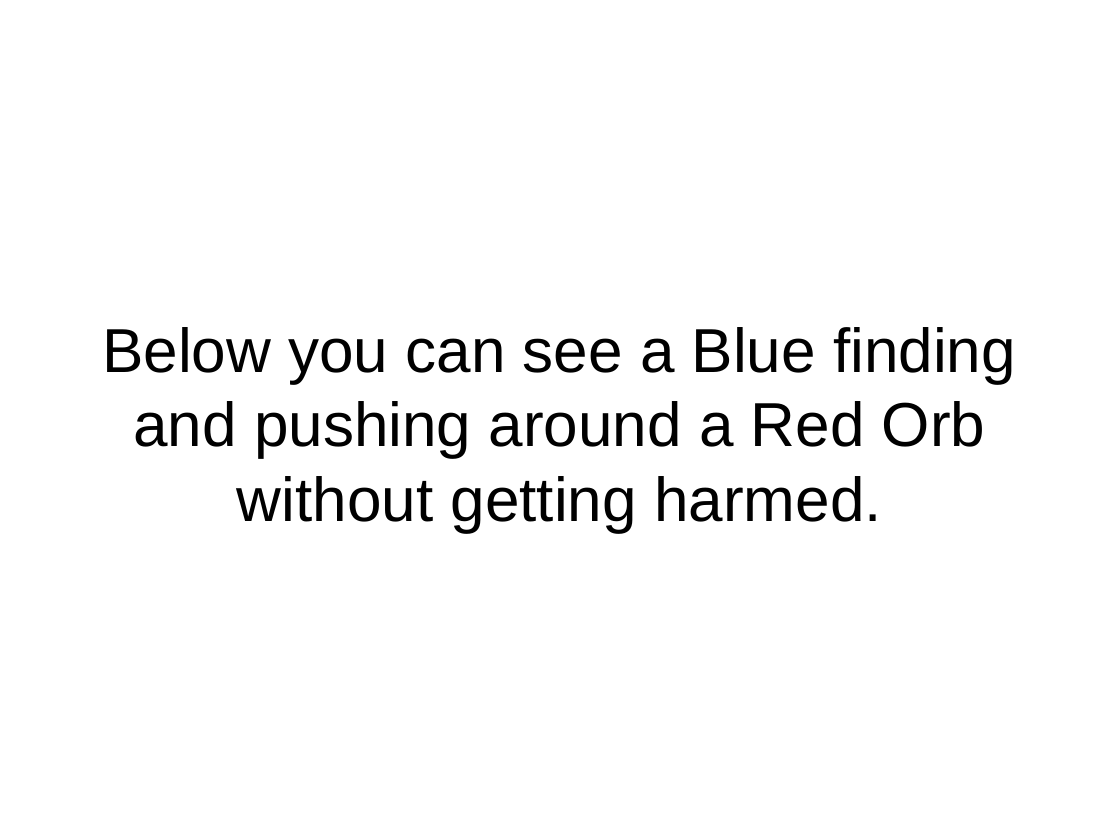
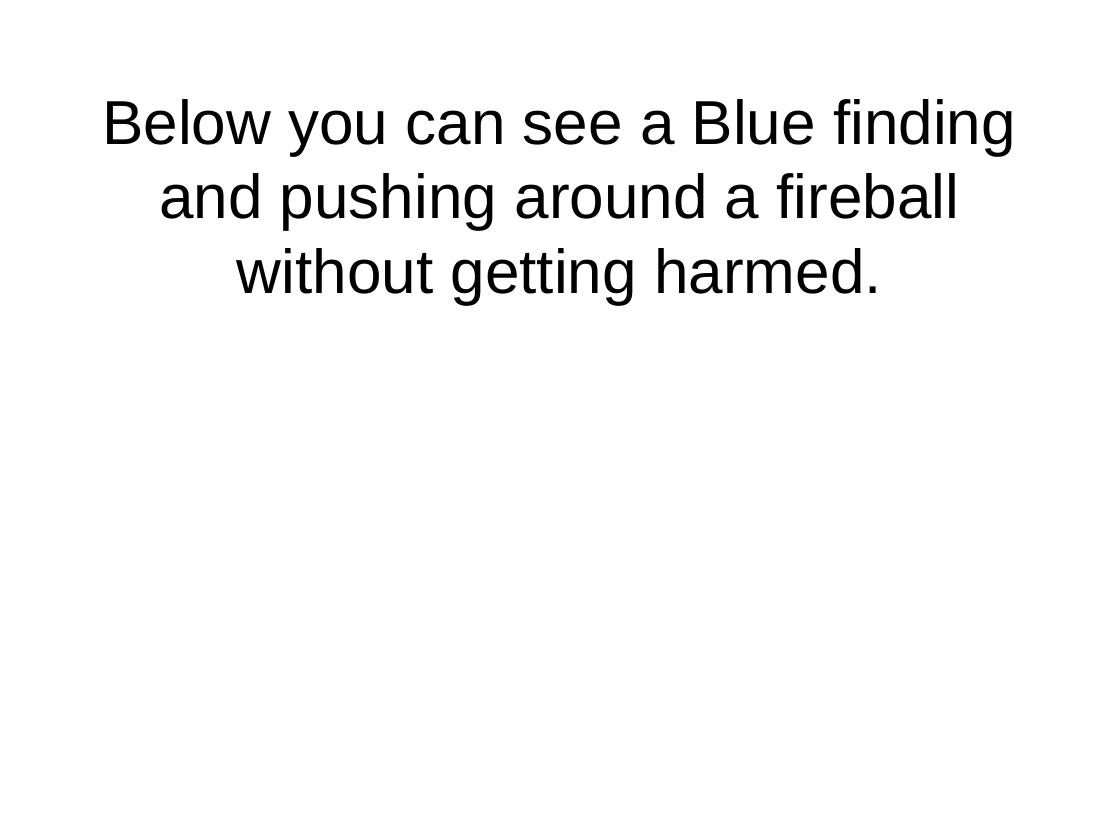
Before and after one commit to flxsosa/MoralDynamics, a slide deck: slide 6 of experiment_template/experiment_slides.odp. Drawn at 1120x840 pixels with LibreOffice and Linux fonts; fonts in the diff are those of the drawing. Boxes give left, top, right and bottom in pixels: in the first picture for what was removed or moved away, otherwise in the second. Text is boxed around its words. In the diff, an @@ line names an element or a change of style, - is before the commit and + after.

```diff
--- a/experiment_template/experiment_slides.odp
+++ b/experiment_template/experiment_slides.odp
@@ title "Below you can see a ..." at <box>102,99,1016,304</box>: vertical alignment middle to top @@
@@ title at <box>102,99,1016,304</box>: text changed @@
-Below you can see a Blue finding and pushing around a Red Orb without getting harmed.
+Below you can see a Blue finding and pushing around a fireball without getting harmed.
```
Also in this commit, not shown: 7 other slides changed, 14 other files.
